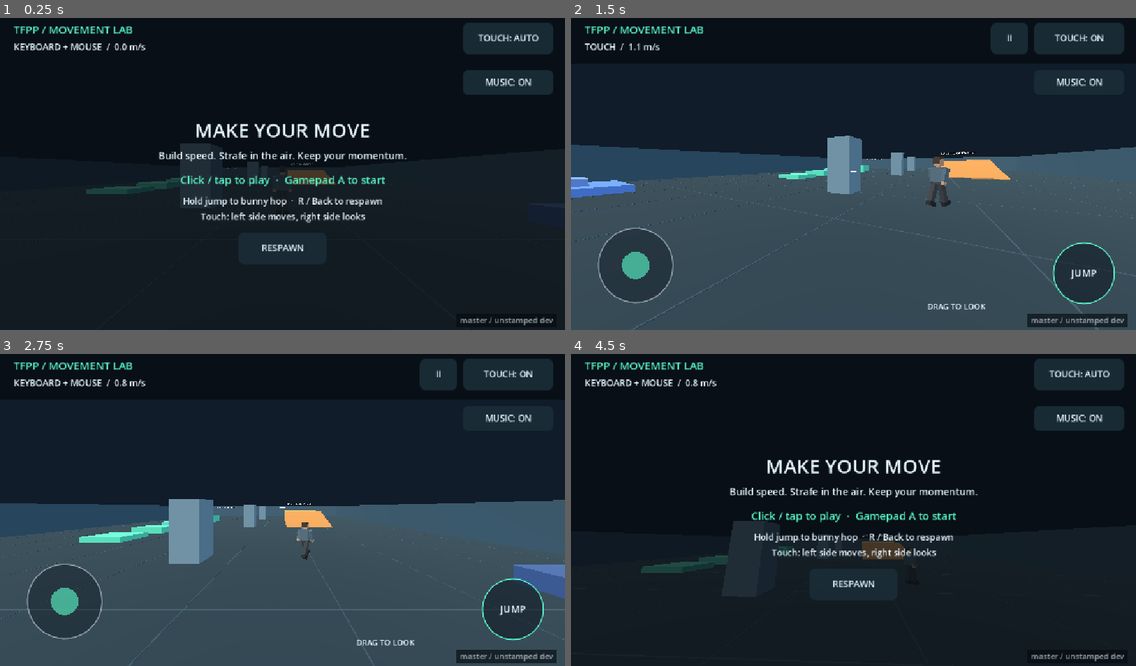
Above: before the commit, frames 1-4 (two rows, left to right).
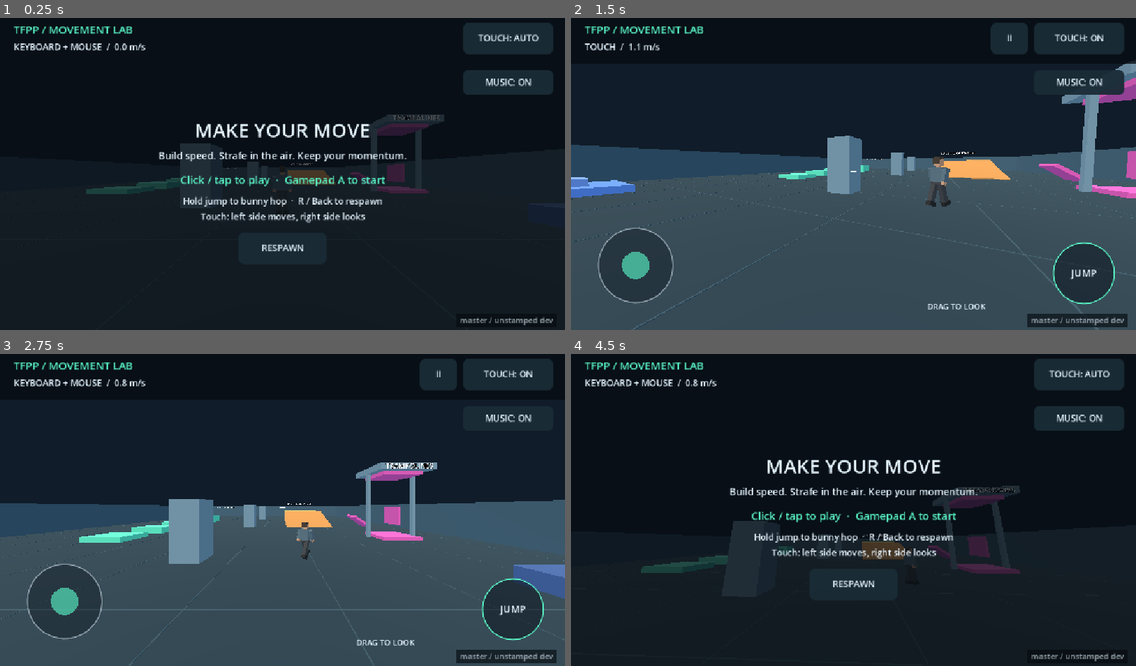
Above: after the commit, the same moments.

Repository: jefuhr/game
Game: Godot game, scene res://scenes/main.tscn
Two runs of this game, one before a commit and one after it. Both use one fixed random seed, a clock stepped at 60 frames per second and the inputs below.
Inputs (mouse positions are in pixels of both pictures, inside the frame that each line leads up to):
- Up to frame 1 (0.25 s): no input
- Up to frame 2 (1.5 s): tap Enter at 0.5 s; move the mouse to (977, 155) at 0.52 s; hold D (move_right) 0.53-1.28 s; hold Space (jump) 0.53-1.28 s; click (977, 155) at 0.67 s; move the mouse to (825, 174) at 1.27 s; hold W (move_forward) from 1.28 s (still down); tap T at 1.35 s
- Up to frame 3 (2.75 s): tap Space (jump) at 1.52, 1.55, 1.82 s; move the mouse to (339, 438) at 2.02 s; release W (move_forward) at 2.03 s; hold D (move_right) from 2.03 s (still down); hold Space (jump) from 2.03 s (still down); tap R at 2.1 s
- Up to frame 4 (4.5 s): release D (move_right) at 2.75 s; release Space (jump) at 2.75 s; drag from (825, 572) to (684, 460) at 2.77 s; move the mouse to (893, 510) at 3.52 s; hold Space (jump) 3.53-4.28 s; hold W (move_forward) from 3.53 s (still down); move the mouse to (808, 503) at 4.27 s; tap T at 4.35 s

The runs differ from the first frame. In frame 1, 1.2% of the frame differs, in the area x 62-79%, y 30-57%; in frame 2, 1.8%, in the area x 82-100%, y 13-58%; in frame 3, 1.4%; in frame 4, 1.4%.

Commit message:
I added a trampoline court with four simple cuboid trampolines on the right side of the arena: - A floor pad with a ceiling pad above it. - A pad tilted 35° toward the right wall. - A pad mounted on t

Diff:
--- a/scripts/arena.gd
+++ b/scripts/arena.gd
@@ -3,6 +3,9 @@
 
 const CORNFLOWER_BLUE := Color("6495ed")
 const SCULPTURE_SPIN_SPEED := 0.6
+const TRAMPOLINE_COLOR := Color("e05ab4")
+## Group read by the player; a trampoline's local +Y face is its bouncy side.
+const TRAMPOLINE_GROUP := &"trampoline"
 
 var _sculpture_gem: Node3D
 
@@ -28,6 +31,7 @@
 	_box("CornflowerStepLow", Vector3(-13, 0.2, 18), Vector3(5, 0.4, 5), CORNFLOWER_BLUE)
 	_box("CornflowerStepHigh", Vector3(-13, 0.4, 18), Vector3(2.5, 0.8, 2.5), CORNFLOWER_BLUE.lightened(0.15))
 	_build_cornflower_sculpture(Vector3(14, 0, 14))
+	_build_trampoline_court()
 	_sign("AIR STRAFE / HOP", Vector3(-9, 2.6, -20))
 	_sign("RAMP / MOMENTUM", Vector3(8, 3.4, -16))
 	_sign("CORNFLOWER STEPS", Vector3(-13, 2.6, 18))
@@ -36,6 +40,29 @@
 func _process(delta: float) -> void:
 	if _sculpture_gem:
 		_sculpture_gem.rotate_y(SCULPTURE_SPIN_SPEED * delta)
+
+
+## Trampolines on a floor, ceiling, wall, and slope. Each is one cuboid whose
+## local +Y face bounces, so any rotation works.
+func _build_trampoline_court() -> void:
+	# Floor pad with a ceiling pad overhead: bounces escalate between them.
+	_trampoline("TrampolineFloor", Vector3(14, 0.125, 4), Vector3(3, 0.25, 3), Vector3.ZERO)
+	var frame_color := Color("7494a5")
+	_box("TrampolinePost", Vector3(12.05, 2.75, 4), Vector3(0.3, 5.5, 0.3), frame_color)
+	_box("TrampolinePost", Vector3(15.95, 2.75, 4), Vector3(0.3, 5.5, 0.3), frame_color)
+	_box("TrampolineRoof", Vector3(14, 5.75, 4), Vector3(4.2, 0.5, 4.2), frame_color)
+	_trampoline("TrampolineCeiling", Vector3(14, 5.35, 4), Vector3(3, 0.3, 3), Vector3(PI, 0, 0))
+	_sign("TRAMPOLINES", Vector3(14, 5.75, 6.12))
+	# Slope facing the right wall, and a pad mounted on that wall's inner face.
+	_trampoline("TrampolineSlope", Vector3(15, 0.75, -4), Vector3(2.5, 0.3, 2.5), Vector3(0, 0, deg_to_rad(-35)))
+	_trampoline("TrampolineWall", Vector3(19.6, 1.5, -4), Vector3(2.4, 0.3, 3), Vector3(0, 0, PI / 2))
+
+
+func _trampoline(label: String, center: Vector3, dimensions: Vector3, rot: Vector3) -> Node3D:
+	var pad := _box(label, center, dimensions, TRAMPOLINE_COLOR)
+	pad.rotation = rot
+	pad.add_to_group(TRAMPOLINE_GROUP)
+	return pad
 
 
 ## "Cornflower Twist": a twisting stack of cubes crowned by a spinning,
--- a/scripts/player.gd
+++ b/scripts/player.gd
@@ -10,10 +10,15 @@
 @export var gravity := 20.0
 @export var jump_speed := 7.0
 @export var auto_bunny_hop := true
+## Trampoline launch speed = min_launch + impact speed * restitution, capped.
+@export var trampoline_min_launch := 6.0
+@export var trampoline_restitution := 0.6
+@export var trampoline_max_launch := 24.0
 
 @onready var camera: Camera3D = $Camera3D
 var spawn_position := Vector3.ZERO
 var _jump_was_held := false
+var _bounced := false
 
 
 func _ready() -> void:
@@ -31,11 +36,14 @@
 	var wish := global_basis * Vector3(input.x, 0, input.y)
 	var wish_speed := max_speed * input.length()
 	var wish_direction := wish.normalized()
+	# The floor state from a trampoline landing is stale: treat that frame as airborne.
+	var grounded := is_on_floor() and not _bounced
+	_bounced = false
 	var jump_held := Controls.jumping()
-	var jump_now := jump_held and (auto_bunny_hop or not _jump_was_held) and is_on_floor()
+	var jump_now := jump_held and (auto_bunny_hop or not _jump_was_held) and grounded
 	_jump_was_held = jump_held
 	# Jump before ground friction so a well-timed hop preserves horizontal momentum.
-	if is_on_floor() and not jump_now:
+	if grounded and not jump_now:
 		apply_friction(delta)
 		accelerate(wish_direction, wish_speed, ground_acceleration * wish_speed * delta)
 		velocity.y = 0.0
@@ -45,9 +53,31 @@
 		velocity.y -= gravity * delta
 	if jump_now:
 		velocity.y = jump_speed
+	var incoming := velocity
 	move_and_slide()
+	_bounced = _apply_trampolines(incoming)
 	if position.y < -15.0:
 		respawn()
+
+
+## Reflects off the bouncy (+Y) face of any trampoline hit this frame, at any
+## orientation. Faster impacts give faster launches; tangential speed is kept.
+func _apply_trampolines(incoming: Vector3) -> bool:
+	for i in get_slide_collision_count():
+		var collision := get_slide_collision(i)
+		var pad := collision.get_collider() as Node3D
+		if pad == null or not pad.is_in_group(&"trampoline"):
+			continue
+		var face := pad.global_basis.y.normalized()
+		if collision.get_normal().dot(face) < 0.7:
+			continue
+		var impact := -incoming.dot(face)
+		if impact <= 0.01:
+			continue
+		var launch := minf(trampoline_min_launch + impact * trampoline_restitution, trampoline_max_launch)
+		velocity = incoming + face * (impact + launch)
+		return true
+	return false
 
 
 func accelerate(direction: Vector3, wish_speed: float, amount: float) -> void:
@@ -73,4 +103,5 @@
 	rotation = Vector3.ZERO
 	camera.rotation = Vector3.ZERO
 	_jump_was_held = false
+	_bounced = false
 	Controls.look_delta = Vector2.ZERO
Not shown, changed: docs/controls.md
